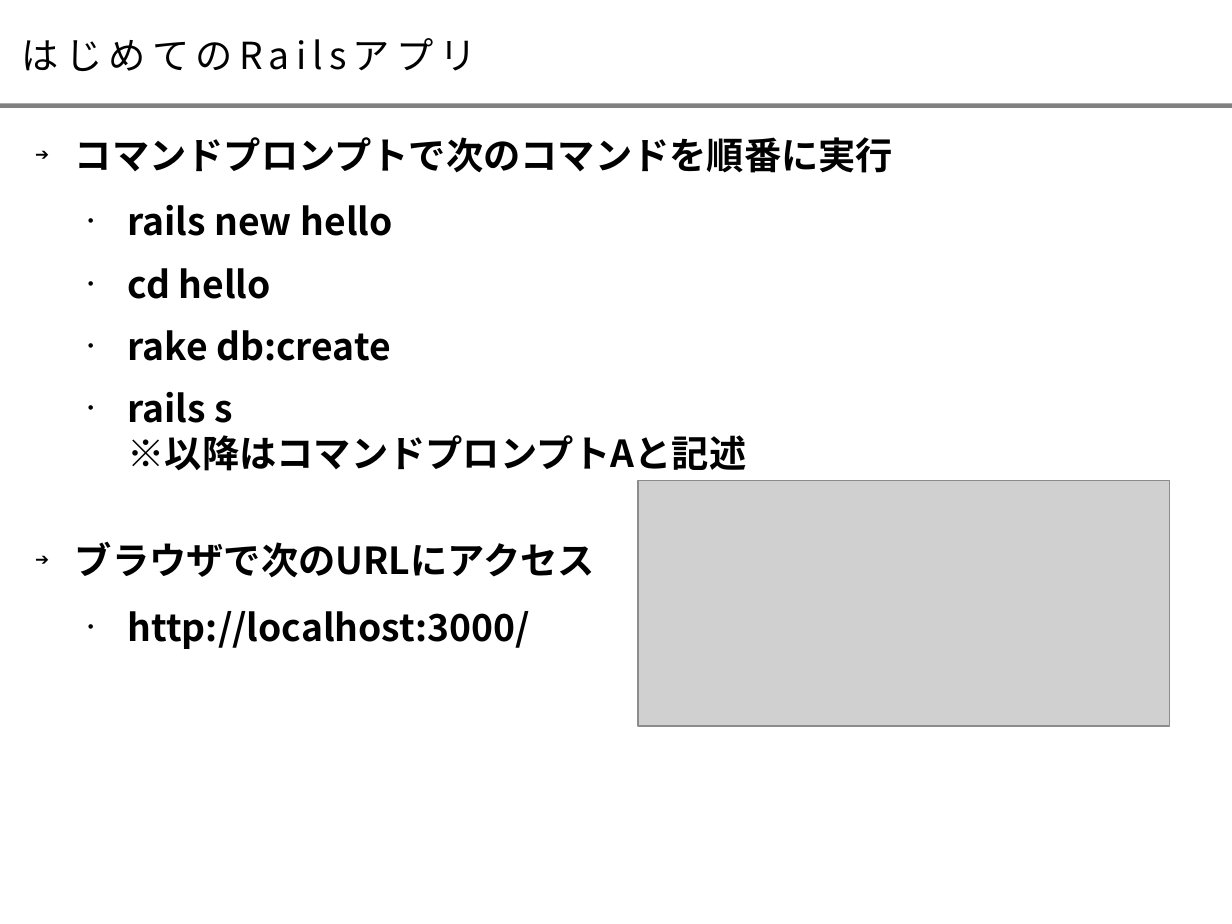
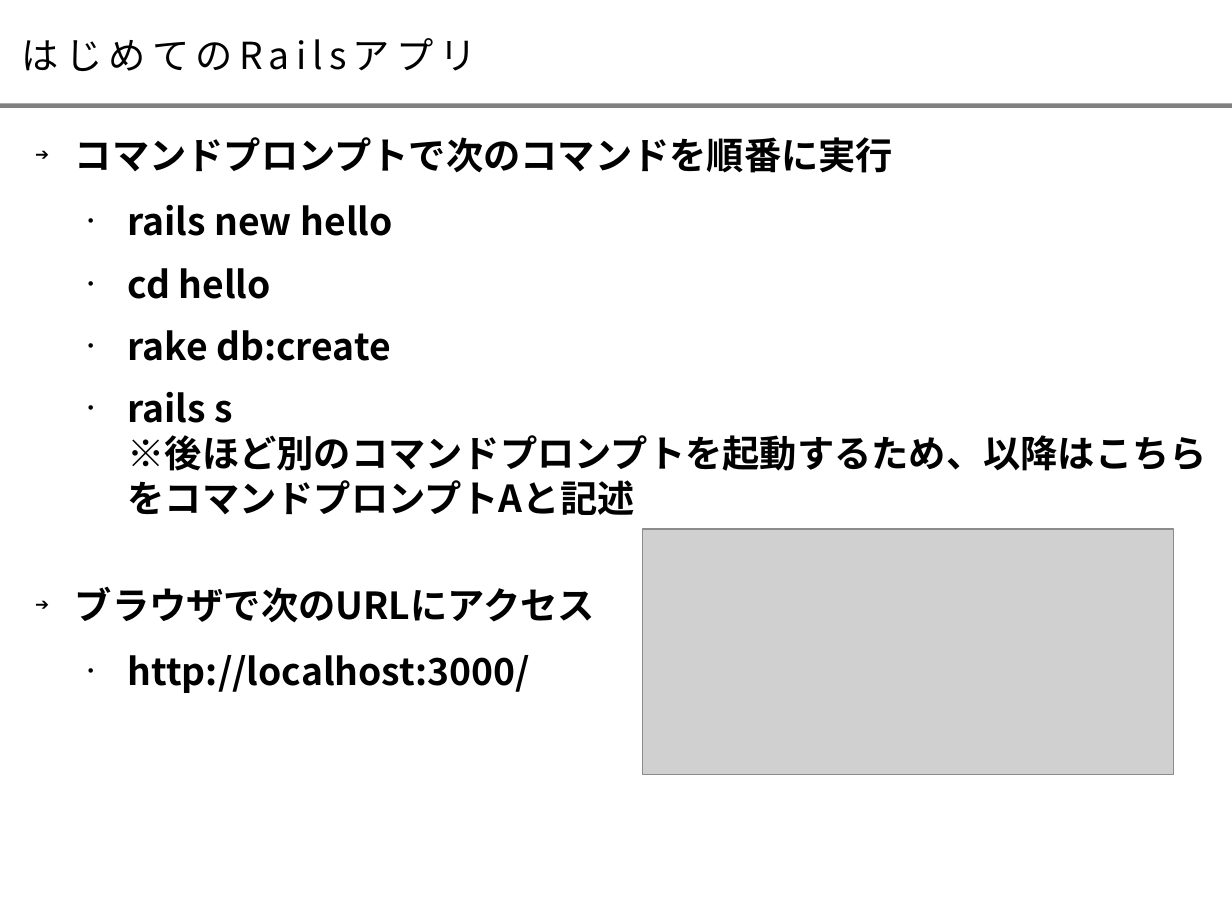
Before and after one commit to takaokouji/sitw16-hello, a slide deck: slide 8 of doc/startup_ruby_paas.odp (slide 11 before the commit). Drawn at 1232x924 pixels with LibreOffice and Linux fonts; fonts in the diff are those of the drawing; grey boxes stand for pictures. Boxes give left, top, right and bottom in pixels: in the first picture for what was removed or moved away, otherwise in the second. Text is boxed around its words. In the diff, an @@ line names an element or a change of style, - is before the commit and + after.

Commit message:
ノートを追記した

```diff
--- a/doc/startup_ruby_paas.odp
+++ b/doc/startup_ruby_paas.odp
@@ text at (x1=128, y1=391, x2=1207, y2=515): text changed @@
-  • rails s
-    ※以降はコマンドプロンプトAと記述
+  • rails s
+    ※後ほど別のコマンドプロンプトを起動するため、以降はこちらをコマンドプロンプトAと記述
@@ picture moved from (x1=638, y1=481, x2=1171, y2=727) to (x1=643, y1=529, x2=1175, y2=775) @@
```
Also in this commit, not shown: 8 other slides changed, 4 slides removed.
